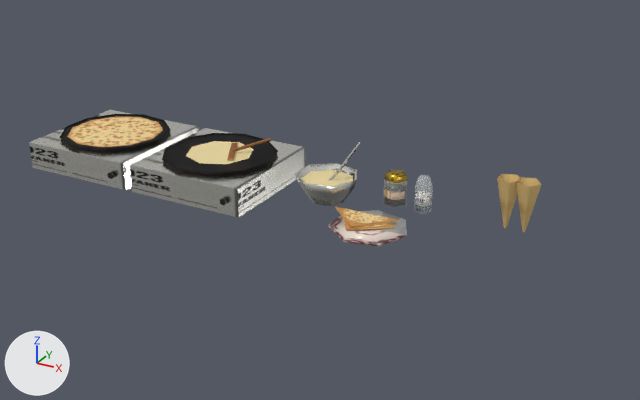
The glTF model site/public/models/prop_deco_crepes.lite.glb, before and after one commit.
Before and after are seen from a 50 mm camera at (1.43, -2.383, 1.207) aimed at (0.126, -0.013, 0.022). The lights are fixed; the arrows at lower left show +X, +Y and +Z. The first picture is the older version. Where no turn or scale is listed for an object, it has been applied to the vertices. Vertices at exactly the same position are counted once.

In view in the first picture: 'prop_deco_crepes_static'.
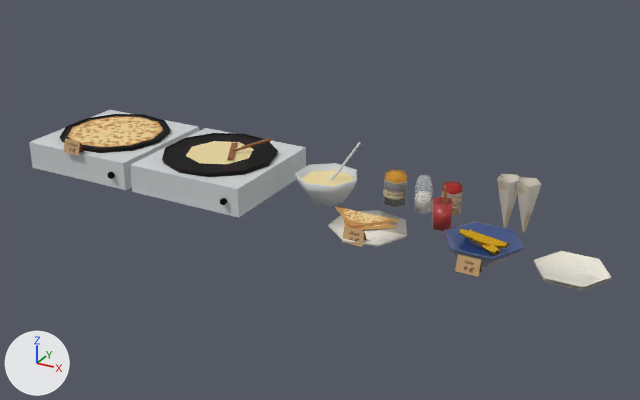
Where the newer file only moved an object's origin or applied its transform, the numbers keep the older frame.

The change, as a list of edits to the scene's bpy script:
```text
Change me_prop_deco_crepes_static:
    used by ob_prop_deco_crepes_static; location = (-0.075, -0.008, 0.101)
    remove me_prop_deco_crepes_static.from_pydata(...)  # 417 vertices, 668 faces; spans x -0.89..0.89, y -0.23..0.23, z -0.1..0.1
    add me_prop_deco_crepes_static.from_pydata(...)  # 605 vertices, 937 faces; spans x -0.89..1.17, y -0.23..0.23, z -0.1..0.1
    me_prop_deco_crepes_static part 1: the loose piece of 11 vertices spanning x 0.39..0.45, y 0.09..0.16, z -0.1..-0.02 is copied, and the copy is scaled about its middle by (0.892, 0.893, 0.356), then moved by (0.19, 0.02, 0.05); it spans x 0.58..0.64, y 0.12..0.18, z -0.02..0.0
    me_prop_deco_crepes_static part 2: the loose piece of 12 vertices spanning x 0.38..0.45, y 0.09..0.12, z -0.07..-0.04 is copied, and the copy is moved by (0.19, 0.02, 0.0); it spans x 0.57..0.64, y 0.11..0.14, z -0.07..-0.05
    me_prop_deco_crepes_static part 3: the loose piece of 8 vertices spanning x -0.89..-0.45, y -0.21..0.23, z -0.1..0.0 is copied, and the copy is scaled about its middle by (0.0179, 0.00686, 1.09), then moved by (1.3, 0.03, 0.03); it spans x 0.61..0.64, y 0.04, z -0.07..0.04
    me_prop_deco_crepes_static part 4
    3 vertices are removed from x -0.47..0.3, y 0.01..0.06, z -0.04..0.01
    159 faces are deleted
    11 vertices move within x -0.81..0.28, y -0.14..0.16, z 0.01..0.1
    120 vertices are added at x -0.71..1.17, y -0.23..0.18, z -0.1..0.05
    15 new vertices lie (0.07, 0.0, 0.0) away from vertices in x -0.71..0.76, y -0.23..-0.03, z -0.1..0.05
    6 new vertices lie (0.11, 0.0, 0.0) away from vertices in x 0.74..1.0, y -0.19..0.02, z -0.09..-0.05
    6 new vertices lie (0.1, 0.0, 0.0) away from vertices in x 1.01..1.05, y -0.16..0.02, z -0.1
    5 new vertices lie (0.0, 0.04, 0.0) away from vertices in x 0.58, y 0.13, z -0.1..-0.01
    234 new faces join them, mat_vendor_atlas
    25 new faces join them, mat_vendor_glass
    120 new faces join them, mat_vendor_glaze
    me_prop_deco_crepes_static part 5: 319 kept faces spanning x -0.89..0.9, y -0.23..0.23, z -0.1..0.1 get new texture (UV) coordinates
    other edits to the shape of me_prop_deco_crepes_static do not show in these pictures
```

Pixel boxes [x1, y1, x2, y2] of what changed, in the pictures (640 x 400 px):
'prop_deco_crepes_static', reshaped (13% wider, 32% taller): before [29, 110, 542, 247]; after [29, 110, 611, 291]
part 1 of me_prop_deco_crepes_static, added: after [442, 181, 462, 196]
part 2 of me_prop_deco_crepes_static, added: after [452, 201, 460, 209]
part 3 of me_prop_deco_crepes_static, added: after [443, 186, 448, 205]
part 4 of me_prop_deco_crepes_static, built on: before [59, 114, 360, 206]; after [59, 114, 611, 291]
part 5 of me_prop_deco_crepes_static, surface changed: [29, 110, 542, 247] in both
